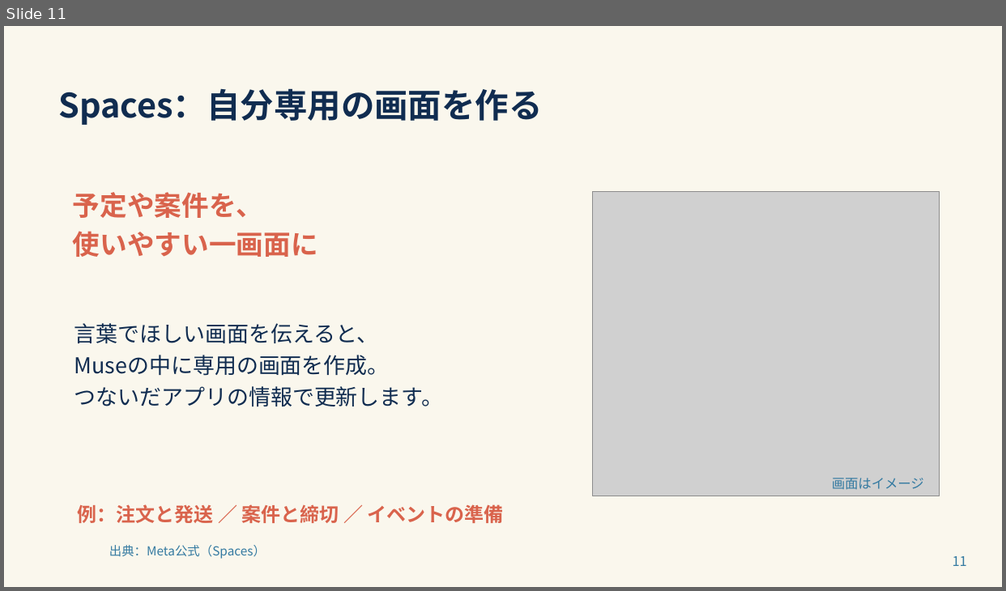
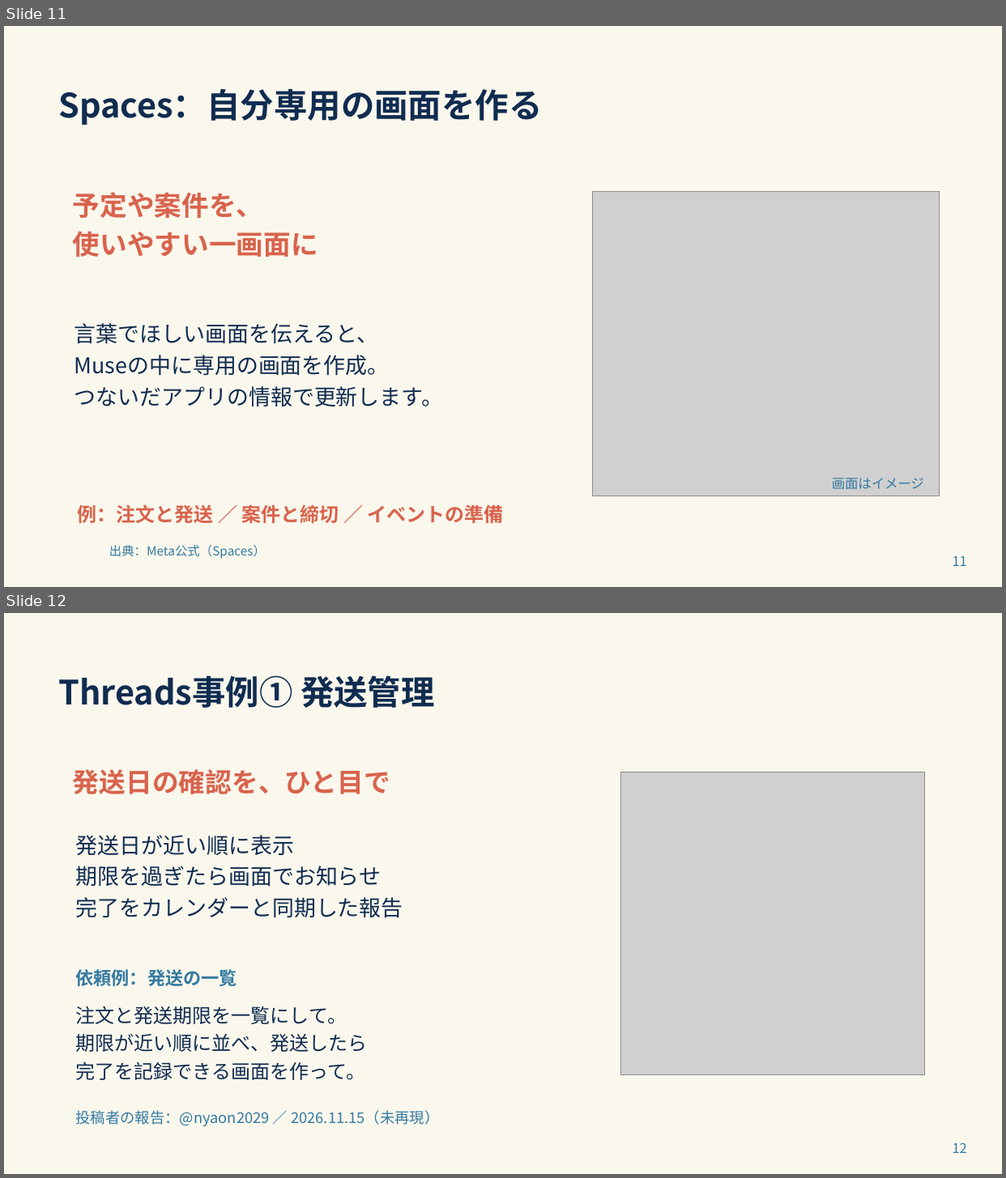
Before and after one commit to lc100068-cmd/muse-AiSeminar, a slide deck: slides/muse-ai-seminar.pptx. Shown one above the other, each under a label of ours: slide 11 before the commit, slides 11 and 12 after it. The pictures are 1006x591 and 1006x1178 pixels, drawn with LibreOffice and Linux fonts; fonts in the diff are those of the drawing; grey boxes stand for pictures; background and template pictures are left out. Boxes give left, top, right and bottom in pixels: in the first picture for what was removed or moved away, otherwise in the second. Text is boxed around its words. In the diff, an @@ line names an element or a change of style, - is before the commit and + after.

```diff
--- a/slides/muse-ai-seminar.pptx
+++ b/slides/muse-ai-seminar.pptx
@@ slide 12 added at bbox=[4, 613, 1002, 1174], background picture (left out) @@
@@ text added at bbox=[58, 675, 435, 708], 32.2 pt, text #102C50, bold @@
+Threads事例① 発送管理
@@ text added at bbox=[73, 769, 391, 794], 25.5 pt, text #D9634C, bold @@
+発送日の確認を、ひと目で
@@ picture added at bbox=[621, 772, 924, 1075] @@
@@ text added at bbox=[76, 835, 403, 918], 21 pt, text #102C50 @@
+発送日が近い順に表示
+期限を過ぎたら画面でお知らせ
+完了をカレンダーと同期した報告
@@ text added at bbox=[76, 969, 237, 986], 17.2 pt, text #347AA1, bold @@
+依頼例：発送の一覧
@@ text added at bbox=[76, 1006, 368, 1080], 18.8 pt, text #102C50 @@
+注文と発送期限を一覧にして。
+期限が近い順に並べ、発送したら
+完了を記録できる画面を作って。
@@ text added at bbox=[76, 1110, 439, 1127], 14.2 pt, text #347AA1 @@
+投稿者の報告：@nyaon2029 ／ 2026.11.15（未再現）
@@ text added at bbox=[953, 1144, 967, 1153], 12.8 pt, text #347AA1 @@
+12
```
Also in this commit, not shown: 7 slides changed, 4 other slides added, 28 other files.
